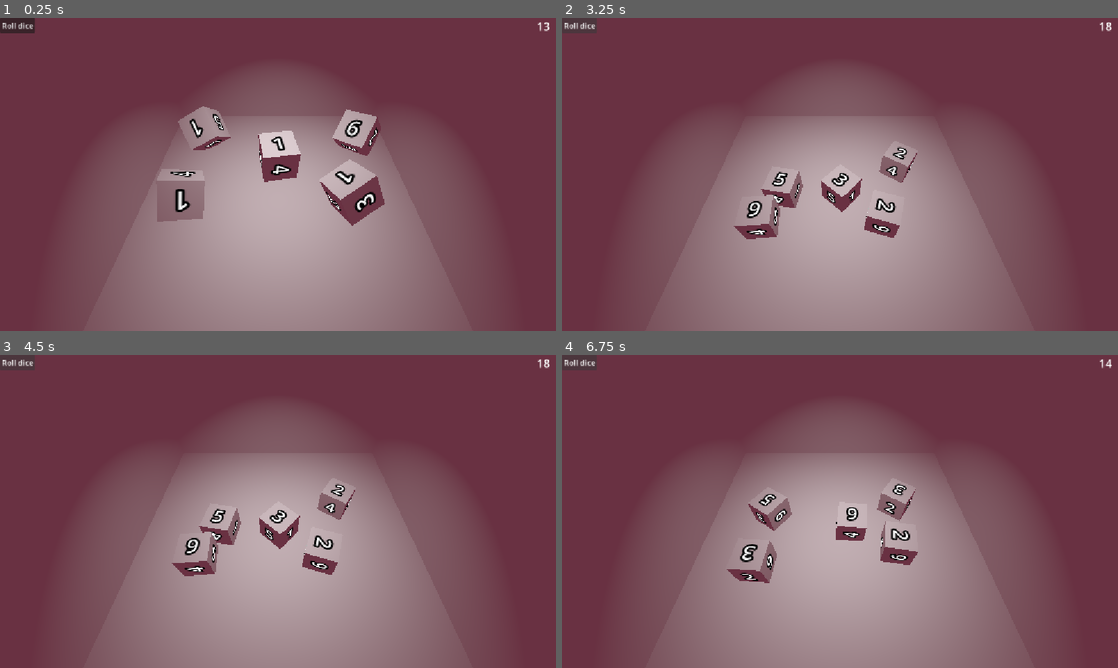
Above: before the commit, frames 1-4 (two rows, left to right).
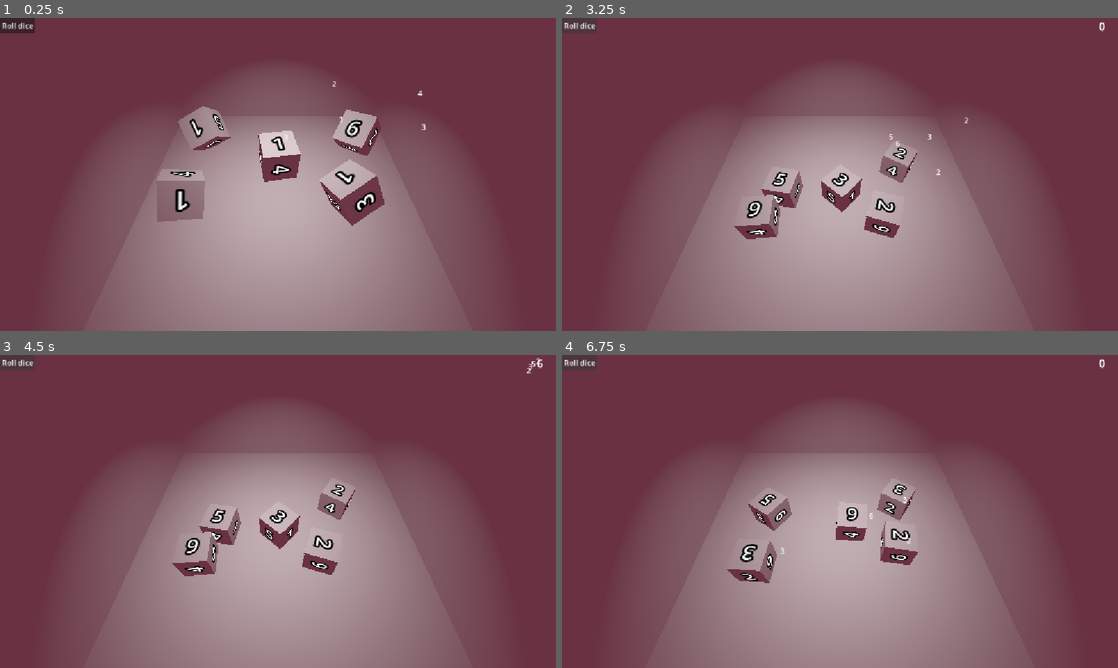
Above: after the commit, the same moments.

Repository: francismitchell/dice-autobattler
Game: Godot game, scene res://main.tscn
The game is run twice, just before and just after one commit, with the same random seed, the same clock (stepped at 60 frames per second) and the same inputs.
Inputs:
- Up to frame 1 (0.25 s): no input
- Up to frame 2 (3.25 s): click "Roll dice" at 0.5 s; click "Roll dice" at 1.25 s; click "Roll dice" at 2 s
- Up to frame 3 (4.5 s): no input
- Up to frame 4 (6.75 s): tap Enter at 5.75 s

The runs differ from the first frame. In frame 1, less than 0.1% of the frame differs, in the area x 51-99%, y 1-39%; in frame 2, less than 0.1%, in the area x 58-99%, y 1-51%; in frame 3, less than 0.1%; in frame 4, less than 0.1%.

Commit message:
improved visuals for scoring dice

Diff:
--- a/die.gd
+++ b/die.gd
@@ -32,7 +32,7 @@
 				landed_on_value = 5
 			else:
 				landed_on_value = 6
-			die_landed.emit(landed_on_value)
+			die_landed.emit(global_position, landed_on_value)
 			#print("x: ", round(rad_to_deg(global_rotation.x) / 90), ", z: ", round(rad_to_deg(global_rotation.z) / 90))
 			toggle = false
 	if linear_velocity != Vector3.ZERO:
--- a/main.tscn
+++ b/main.tscn
@@ -93,13 +93,14 @@
 text = "Roll dice"
 script = ExtResource("3_h2yge")
 
-[node name="ScoreLabel" type="Label" parent="." unique_id=159895376]
+[node name="ScoreLabel" type="Label" parent="." unique_id=159895376 node_paths=PackedStringArray("cam")]
 unique_name_in_owner = true
 offset_left = 1112.0
 offset_right = 1152.0
 offset_bottom = 23.0
 label_settings = SubResource("LabelSettings_vf1vs")
 script = ExtResource("4_1bvp3")
+cam = NodePath("../Camera3D")
 
 [connection signal="pressed" from="RollDiceButton" to="RollDiceButton" method="_on_pressed"]
 [connection signal="pressed" from="RollDiceButton" to="ScoreLabel" method="_on_roll_dice_button_pressed"]
--- a/score_label.gd
+++ b/score_label.gd
@@ -1,4 +1,6 @@
 extends Label
+
+@export var cam: Camera3D
 
 var score: int = 0:
 	set(value):
@@ -11,8 +13,16 @@
 		die.die_landed.connect(_on_die_landed)
 
 
-func _on_die_landed(landed_on_value: int) -> void:
-	score += landed_on_value
+func _on_die_landed(die_global_position: Vector3, landed_on_value: int) -> void:
+	var travel_time: float = 1.0 + randf()
+	get_tree().create_timer(travel_time).timeout.connect(func(): score += landed_on_value)
+	var screen_pos: Vector2 = cam.unproject_position(die_global_position)
+	var label: Label = Label.new()
+	label.text = str(landed_on_value)
+	label.position = screen_pos
+	print(screen_pos)
+	get_tree().root.add_child(label)
+	create_tween().tween_property(label, "position", position, travel_time).set_trans(Tween.TRANS_QUAD).set_ease(Tween.EASE_OUT).finished.connect(label.queue_free)
 
 
 # Called every frame. 'delta' is the elapsed time since the previous frame.
